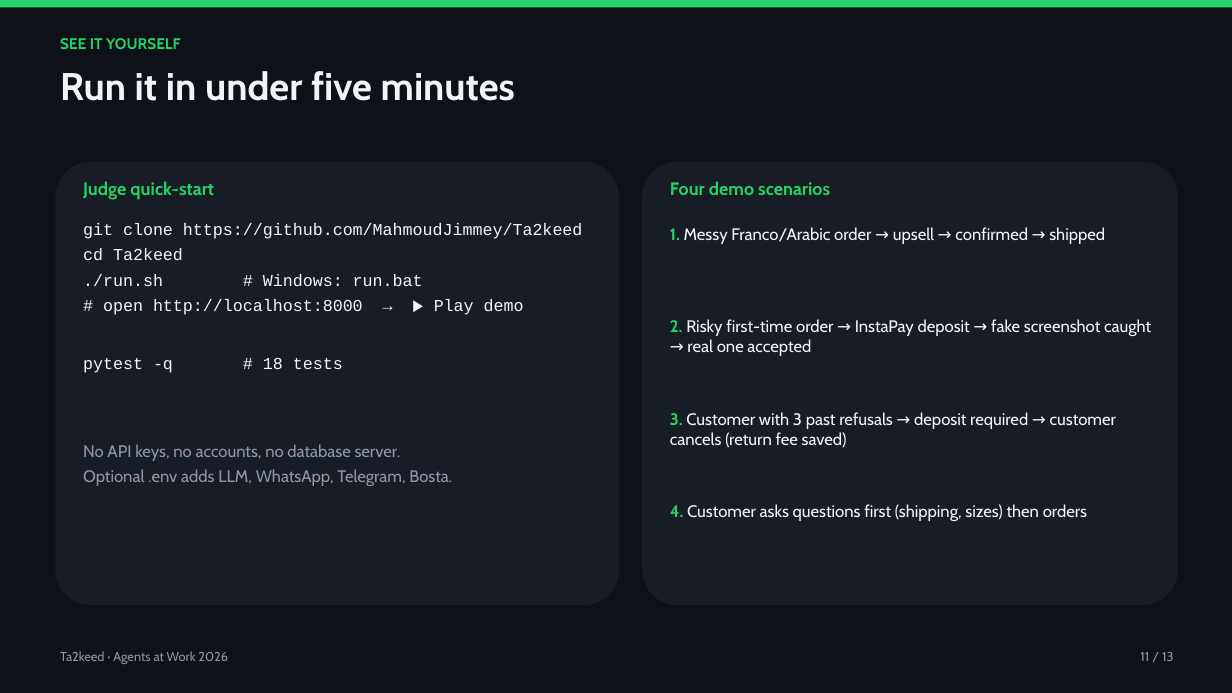
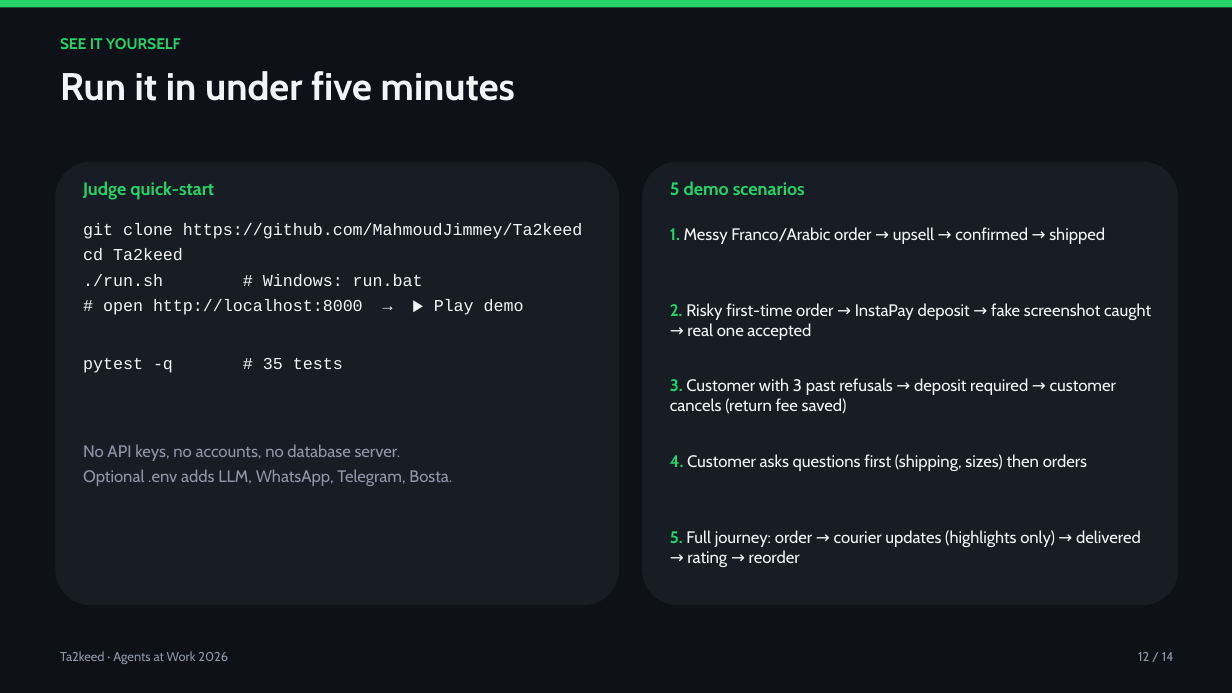
Before and after one commit to MahmoudJimmey/Ta2keed, a slide deck: slide 12 of docs/Ta2keed-impact-slides.pptx (slide 11 before the commit). Drawn at 1232x693 pixels with LibreOffice and Linux fonts; fonts in the diff are those of the drawing. Boxes give left, top, right and bottom in pixels: in the first picture for what was removed or moved away, otherwise in the second. Text is boxed around its words. In the diff, an @@ line names an element or a change of style, - is before the commit and + after.

```diff
--- a/docs/Ta2keed-impact-slides.pptx
+++ b/docs/Ta2keed-impact-slides.pptx
@@ text at (x1=670, y1=181, x2=805, y2=195): text changed @@
-Four demo scenarios
+5 demo scenarios
@@ text "2. Risky first-time order → ..." moved from (x1=670, y1=319, x2=1151, y2=356) to (x1=670, y1=303, x2=1151, y2=340) @@
@@ text at (x1=263, y1=358, x2=343, y2=369): text changed @@
-pytest -q # 18 tests
+pytest -q # 35 tests
@@ text "3. Customer with 3 past ..." moved from (x1=670, y1=412, x2=1116, y2=448) to (x1=670, y1=378, x2=1116, y2=414) @@
@@ text "4. Customer asks questions first ..." moved from (x1=670, y1=504, x2=1087, y2=521) to (x1=670, y1=454, x2=1087, y2=471) @@
@@ text added at (x1=670, y1=530, x2=1141, y2=567), 13 pt, text #F2F4F8 @@
+5. Full journey: order → courier updates (highlights only) → delivered → rating → reorder
@@ text at (x1=1138, y1=652, x2=1174, y2=661): text changed @@
-11 / 13
+12 / 14
```
Also in this commit, not shown: 12 other slides changed, 1 slide added, 27 other files.
